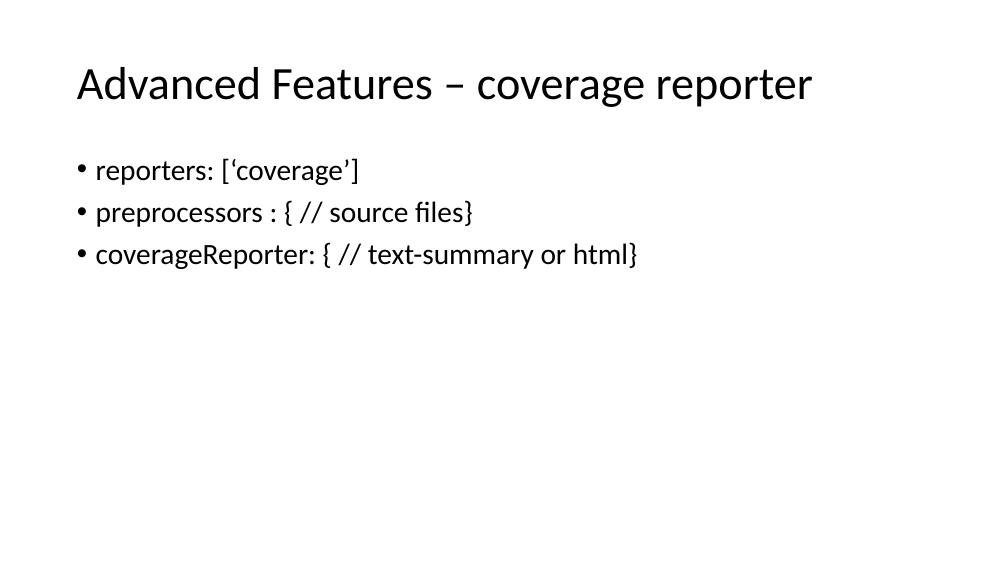
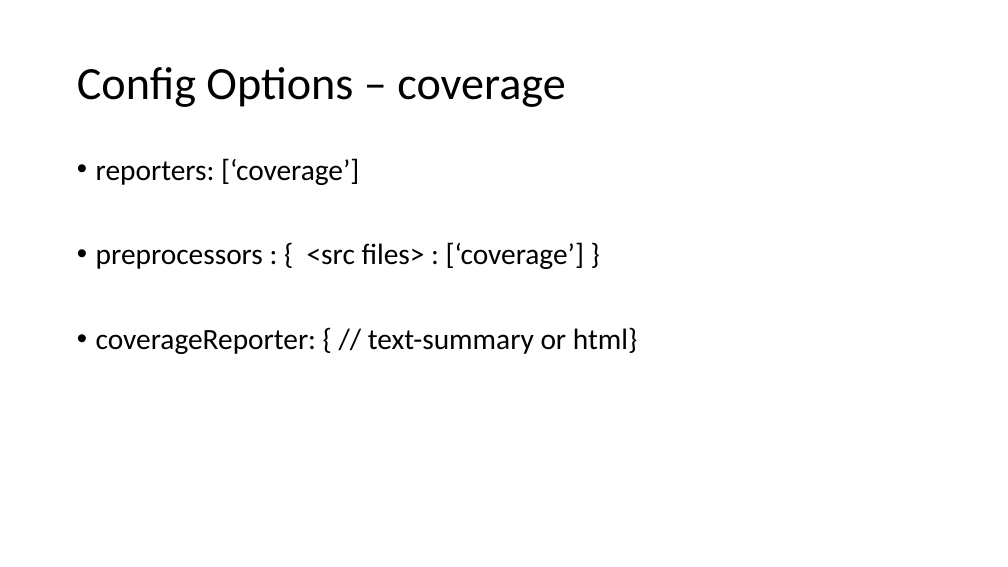
Before and after one commit to phillipskevin/karma-demo, a slide deck: slide 12 of karma-demo-slides.pptx (slide 14 before the commit). Drawn at 1008x567 pixels with LibreOffice and Linux fonts; fonts in the diff are those of the drawing. Boxes give left, top, right and bottom in pixels: in the first picture for what was removed or moved away, otherwise in the second. Text is boxed around its words. In the diff, an @@ line names an element or a change of style, - is before the commit and + after.

```diff
--- a/karma-demo-slides.pptx
+++ b/karma-demo-slides.pptx
@@ title at (77, 67, 565, 107): text changed @@
-Advanced Features – coverage reporter
+Config Options – coverage
@@ text at (96, 242, 584, 269): text changed @@
-• preprocessors : { // source files}
+• preprocessors : { <src files> : [‘coverage’] }
```
Also in this commit, not shown: 11 other slides changed, 1 slide added, 4 slides removed.
